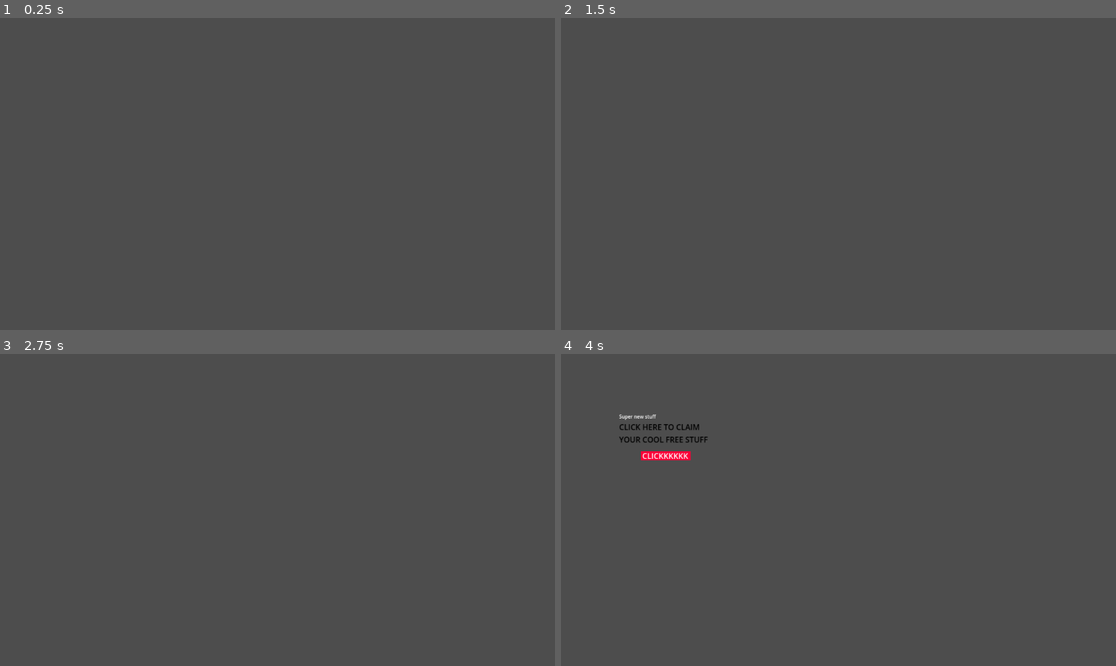
Above: before the commit, frames 1-4 (two rows, left to right).
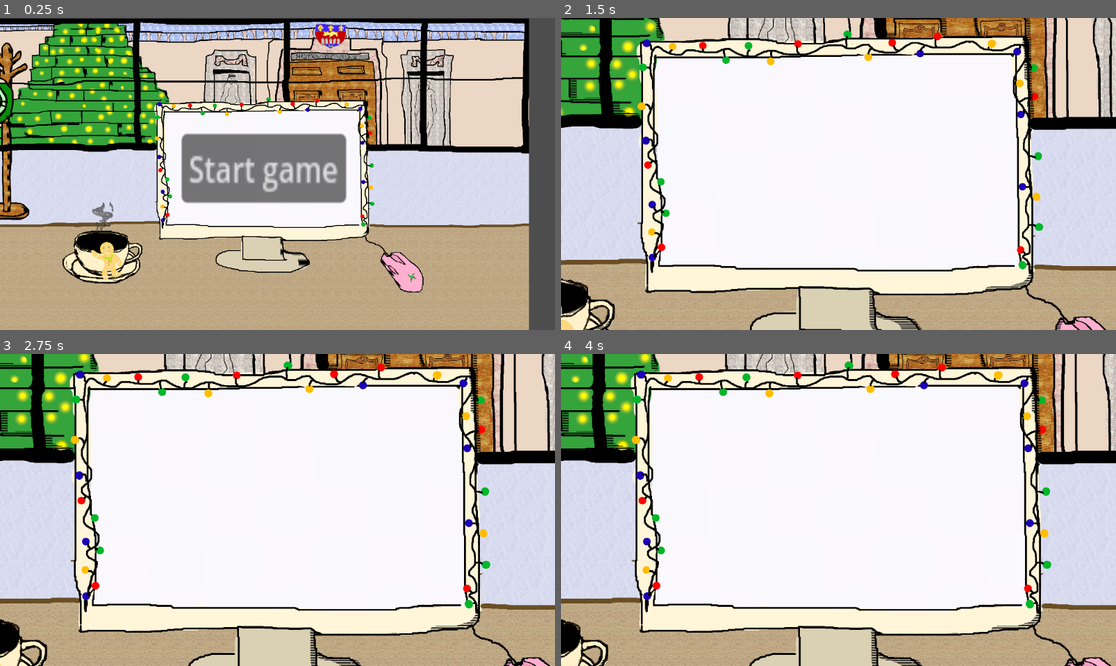
Above: after the commit, the same moments.

Repository: probakilla/SupeSoja
Game: Godot game, scene res://scenes/popup/camera.tscn
The game is run twice, just before and just after one commit, with the same random seed, the same clock (stepped at 60 frames per second) and the same inputs. Before the commit the project starts from res://scenes/popup/popup_screen.tscn.
Inputs (mouse positions are in pixels of both pictures, inside the frame that each line leads up to):
- Up to frame 1 (0.25 s): no input
- Up to frame 2 (1.5 s): click (827, 167) at 0.5 s, where only the run after the commit has a clickable "Start game"; click (677, 111) at 1.27 s
- Up to frame 3 (2.75 s): click (371, 472) at 2.02 s
- Up to frame 4 (4 s): tap Enter at 2.75 s; click (988, 453) at 3.52 s

The runs differ from the first frame. In frame 1, 94% of the frame differs, in the area x 0-96%, y 0-100%; in frame 2, 99%, in the area x 0-100%, y 0-100%; in frame 3, 99%; in frame 4, 99%.
Error before the commit: Attempt to call function 'play' in base 'null instance' on a null instance. (res://scripts/popup/popup_screen.gd:29)

Commit message:
Making a start menu

Diff:
--- a/project.godot
+++ b/project.godot
@@ -11,7 +11,7 @@
 [application]
 
 config/name="SuperSoja"
-run/main_scene="uid://cmhi4hcjvd5o6"
+run/main_scene="uid://dqheh86xe4g68"
 config/features=PackedStringArray("4.5", "GL Compatibility")
 config/icon="res://icon.svg"
 
--- a/scenes/popup/camera.tscn
+++ b/scenes/popup/camera.tscn
@@ -1,6 +1,8 @@
-[gd_scene load_steps=5 format=3 uid="uid://dqheh86xe4g68"]
+[gd_scene load_steps=11 format=3 uid="uid://dqheh86xe4g68"]
 
-[ext_resource type="PackedScene" uid="uid://cmhi4hcjvd5o6" path="res://scenes/popup/popup_screen.tscn" id="1_u5kg4"]
+[ext_resource type="Texture2D" uid="uid://bg8sg3y3yi3p3" path="res://assets/images/desktop.png" id="1_hfh83"]
+[ext_resource type="Script" uid="uid://y4ohadmuvt8k" path="res://scripts/main.gd" id="1_xyu4v"]
+[ext_resource type="Script" uid="uid://bi53hryie1dkq" path="res://scripts/menu/start_game_btn.gd" id="2_dlwdm"]
 
 [sub_resource type="Animation" id="Animation_diie0"]
 length = 0.001
@@ -39,6 +41,45 @@
 &"screen_shake": SubResource("Animation_u5kg4")
 }
 
+[sub_resource type="RectangleShape2D" id="RectangleShape2D_hfh83"]
+size = Vector2(1153, 647)
+
+[sub_resource type="Animation" id="Animation_xyu4v"]
+resource_name = "zoom"
+tracks/0/type = "value"
+tracks/0/imported = false
+tracks/0/enabled = true
+tracks/0/path = NodePath("DesktopAnimator/Desktop:scale")
+tracks/0/interp = 1
+tracks/0/loop_wrap = true
+tracks/0/keys = {
+"times": PackedFloat32Array(0, 1),
+"transitions": PackedFloat32Array(1, 1),
+"update": 0,
+"values": [Vector2(0.3, 0.3), Vector2(0.5, 0.5)]
+}
+
+[sub_resource type="Animation" id="Animation_xkep2"]
+length = 0.001
+tracks/0/type = "value"
+tracks/0/imported = false
+tracks/0/enabled = true
+tracks/0/path = NodePath("DesktopAnimator/Desktop:scale")
+tracks/0/interp = 1
+tracks/0/loop_wrap = true
+tracks/0/keys = {
+"times": PackedFloat32Array(0),
+"transitions": PackedFloat32Array(1),
+"update": 0,
+"values": [Vector2(0.26189616, 0.26189616)]
+}
+
+[sub_resource type="AnimationLibrary" id="AnimationLibrary_1mnu2"]
+_data = {
+&"RESET": SubResource("Animation_xkep2"),
+&"zoom": SubResource("Animation_xyu4v")
+}
+
 [node name="Camera" type="Node2D"]
 position = Vector2(576, 323)
 
@@ -51,4 +92,29 @@
 [node name="Camera2D" type="Camera2D" parent="CameraAnimation"]
 position = Vector2(576, 323)
 
-[node name="PopupScreen" parent="." instance=ExtResource("1_u5kg4")]
+[node name="Area2D" type="Area2D" parent="."]
+script = ExtResource("1_xyu4v")
+
+[node name="CollisionShape2D" type="CollisionShape2D" parent="Area2D"]
+position = Vector2(0, -3)
+shape = SubResource("RectangleShape2D_hfh83")
+
+[node name="DesktopAnimator" type="AnimationPlayer" parent="Area2D/CollisionShape2D"]
+libraries = {
+&"": SubResource("AnimationLibrary_1mnu2")
+}
+
+[node name="Desktop" type="Sprite2D" parent="Area2D/CollisionShape2D/DesktopAnimator"]
+position = Vector2(513, 328)
+scale = Vector2(0.26189616, 0.26189616)
+texture = ExtResource("1_hfh83")
+
+[node name="Button" type="Button" parent="Area2D/CollisionShape2D/DesktopAnimator/Desktop"]
+offset_left = -519.2899
+offset_top = -336.011
+offset_right = -426.28992
+offset_bottom = -305.011
+scale = Vector2(14.018282, 17.550564)
+text = "Start game
+"
+script = ExtResource("2_dlwdm")
--- a/scenes/popup/popup_1.tscn
+++ b/scenes/popup/popup_1.tscn
@@ -1,9 +1,25 @@
-[gd_scene load_steps=10 format=3 uid="uid://chwvegeuayqnf"]
+[gd_scene load_steps=11 format=3 uid="uid://chwvegeuayqnf"]
 
 [ext_resource type="Script" uid="uid://b0h3pklmjhwy2" path="res://scripts/popup/popup.gd" id="1_2eskn"]
-[ext_resource type="Texture2D" uid="uid://7f6rhv7qek66" path="res://assets/images/popup/popup_template.png" id="2_cv86x"]
+[ext_resource type="Texture2D" uid="uid://dq2c4uufbakfi" path="res://assets/images/pop_up.png" id="2_7cpf1"]
 [ext_resource type="Script" uid="uid://7r7c5lthtg6k" path="res://scripts/popup/close_btn.gd" id="3_lva56"]
 [ext_resource type="Script" uid="uid://ojcd3hlkjd3c" path="res://scripts/popup/accept_btn.gd" id="4_7cpf1"]
+[ext_resource type="FontFile" uid="uid://dlcvrrohefcjq" path="res://assets/font/KiwiSoda.ttf" id="4_al77e"]
+
+[sub_resource type="Animation" id="Animation_lva56"]
+length = 0.001
+tracks/0/type = "value"
+tracks/0/imported = false
+tracks/0/enabled = true
+tracks/0/path = NodePath("AnimationPlayer/Area2D/PopupTemplate:scale")
+tracks/0/interp = 1
+tracks/0/loop_wrap = true
+tracks/0/keys = {
+"times": PackedFloat32Array(0),
+"transitions": PackedFloat32Array(1),
+"update": 0,
+"values": [Vector2(1, 1)]
+}
 
 [sub_resource type="Animation" id="Animation_cv86x"]
 resource_name = "pop"
@@ -21,31 +37,16 @@
 "values": [Vector2(0, 0), Vector2(1, 1)]
 }
 
-[sub_resource type="Animation" id="Animation_lva56"]
-length = 0.001
-tracks/0/type = "value"
-tracks/0/imported = false
-tracks/0/enabled = true
-tracks/0/path = NodePath("AnimationPlayer/Area2D/PopupTemplate:scale")
-tracks/0/interp = 1
-tracks/0/loop_wrap = true
-tracks/0/keys = {
-"times": PackedFloat32Array(0),
-"transitions": PackedFloat32Array(1),
-"update": 0,
-"values": [Vector2(1, 1)]
-}
-
 [sub_resource type="AnimationLibrary" id="AnimationLibrary_7cpf1"]
 _data = {
 &"RESET": SubResource("Animation_lva56"),
 &"pop": SubResource("Animation_cv86x")
 }
 
-[sub_resource type="Theme" id="Theme_7cpf1"]
-
 [sub_resource type="RectangleShape2D" id="RectangleShape2D_7cpf1"]
 size = Vector2(198.5, 99)
+
+[sub_resource type="Theme" id="Theme_7cpf1"]
 
 [node name="Popup1" type="Node2D"]
 script = ExtResource("1_2eskn")
@@ -57,6 +58,10 @@
 autoplay = "pop"
 
 [node name="Area2D" type="Area2D" parent="AnimationPlayer"]
+
+[node name="CollisionShape2D" type="CollisionShape2D" parent="AnimationPlayer/Area2D"]
+position = Vector2(100, 50)
+shape = SubResource("RectangleShape2D_7cpf1")
 
 [node name="Button" type="Button" parent="AnimationPlayer/Area2D"]
 modulate = Color(1, 1, 1, 0)
@@ -81,12 +86,13 @@
 
 [node name="PopupTemplate" type="Sprite2D" parent="AnimationPlayer/Area2D"]
 position = Vector2(100, 50)
-texture = ExtResource("2_cv86x")
+texture = ExtResource("2_7cpf1")
 
 [node name="CloseBtn" type="Button" parent="AnimationPlayer/Area2D"]
-offset_left = 187.0
-offset_right = 200.0
-offset_bottom = 13.0
+offset_left = 184.0
+offset_top = 3.0
+offset_right = 197.0
+offset_bottom = 16.0
 flat = true
 script = ExtResource("3_lva56")
 
@@ -95,41 +101,45 @@
 offset_top = -1.0
 offset_right = 191.0
 offset_bottom = 22.0
-theme_override_font_sizes/font_size = 10
+theme_override_fonts/font = ExtResource("4_al77e")
+theme_override_font_sizes/font_size = 19
 text = "Super new stuff"
 
 [node name="Label2" type="Label" parent="AnimationPlayer/Area2D"]
-offset_left = 3.0
-offset_top = 16.0
-offset_right = 197.0
-offset_bottom = 68.0
+offset_left = 9.0
+offset_top = 19.0
+offset_right = 203.0
+offset_bottom = 71.0
 theme_override_colors/font_color = Color(0, 0, 0, 1)
+theme_override_font_sizes/font_size = 15
 text = "CLICK HERE TO CLAIM
 YOUR COOL FREE STUFF"
 
+[node name="Label3" type="Label" parent="AnimationPlayer/Area2D"]
+offset_left = 116.0
+offset_top = 73.0
+offset_right = 212.0
+offset_bottom = 96.0
+scale = Vector2(0.9528109, 1.1922599)
+theme_override_colors/font_color = Color(1.92523e-07, 0.65196335, 0.15451339, 1)
+theme_override_fonts/font = ExtResource("4_al77e")
+theme_override_font_sizes/font_size = 15
+text = "LETS GO!!!"
+
 [node name="ColorRect" type="ColorRect" parent="AnimationPlayer/Area2D"]
-offset_left = 48.0
-offset_top = 78.0
-offset_right = 151.0
-offset_bottom = 97.0
-color = Color(0.99338144, 0, 0.21701092, 1)
-
-[node name="Label" type="Label" parent="AnimationPlayer/Area2D/ColorRect"]
-layout_mode = 0
-offset_left = 3.0
-offset_top = -2.0
-offset_right = 99.0
-offset_bottom = 21.0
-text = "CLICKKKKKK"
+visible = false
+offset_left = 101.0
+offset_top = 70.0
+offset_right = 141.0
+offset_bottom = 110.0
+scale = Vector2(2.3172832, 0.6035722)
+color = Color(0.76862746, 0.078431375, 0.06666667, 1)
 
 [node name="AcceptBtn" type="Button" parent="AnimationPlayer/Area2D"]
-offset_left = 48.0
-offset_top = 78.0
-offset_right = 151.0
-offset_bottom = 97.0
+offset_left = 102.0
+offset_top = 71.0
+offset_right = 205.0
+offset_bottom = 90.0
+scale = Vector2(0.8883996, 1.1638938)
 flat = true
 script = ExtResource("4_7cpf1")
-
-[node name="CollisionShape2D" type="CollisionShape2D" parent="AnimationPlayer/Area2D"]
-position = Vector2(99.75, 49.5)
-shape = SubResource("RectangleShape2D_7cpf1")
--- a/scenes/popup/popup_screen.tscn
+++ b/scenes/popup/popup_screen.tscn
@@ -1,6 +1,21 @@
 [gd_scene load_steps=5 format=3 uid="uid://cmhi4hcjvd5o6"]
 
 [ext_resource type="Script" uid="uid://ddl4l1xk6fla4" path="res://scripts/popup/popup_screen.gd" id="1_8w862"]
+
+[sub_resource type="Animation" id="Animation_d136f"]
+length = 0.001
+tracks/0/type = "value"
+tracks/0/imported = false
+tracks/0/enabled = true
+tracks/0/path = NodePath("AnimationPlayer/PopupArea:position")
+tracks/0/interp = 1
+tracks/0/loop_wrap = true
+tracks/0/keys = {
+"times": PackedFloat32Array(0),
+"transitions": PackedFloat32Array(1),
+"update": 0,
+"values": [Vector2(0, 0)]
+}
 
 [sub_resource type="Animation" id="Animation_gl3ya"]
 resource_name = "shake"
@@ -16,21 +31,6 @@
 "transitions": PackedFloat32Array(1, 1, 1, 1, 1, 1, 1, 1, 1, 1, 1),
 "update": 0,
 "values": [Vector2(0, 0), Vector2(-62, 12), Vector2(74, -15), Vector2(-64, 18), Vector2(75, -19), Vector2(-44, 18), Vector2(59, -28), Vector2(-54, 10), Vector2(56, -19), Vector2(-62, 27), Vector2(0, 0)]
-}
-
-[sub_resource type="Animation" id="Animation_d136f"]
-length = 0.001
-tracks/0/type = "value"
-tracks/0/imported = false
-tracks/0/enabled = true
-tracks/0/path = NodePath("AnimationPlayer/PopupArea:position")
-tracks/0/interp = 1
-tracks/0/loop_wrap = true
-tracks/0/keys = {
-"times": PackedFloat32Array(0),
-"transitions": PackedFloat32Array(1),
-"update": 0,
-"values": [Vector2(0, 0)]
 }
 
 [sub_resource type="AnimationLibrary" id="AnimationLibrary_8w862"]
--- /dev/null
+++ b/scripts/main.gd
@@ -0,0 +1,12 @@
+extends Area2D
+
+@onready var start_btn = $CollisionShape2D/DesktopAnimator/Desktop/Button
+@onready var desktop_anim = $CollisionShape2D/DesktopAnimator
+
+func _start() -> void:
+	start_btn.queue_free()
+	desktop_anim.play("zoom")
+
+# Called when the node enters the scene tree for the first time.
+func _ready() -> void:
+	start_btn.start_game.connect(_start)
--- /dev/null
+++ b/scripts/menu/start_game_btn.gd
@@ -0,0 +1,6 @@
+extends Button
+
+signal start_game
+
+func _pressed() -> void:
+	start_game.emit()
--- /dev/null
+++ b/scripts/popup/decline_btn.gd
@@ -0,0 +1,6 @@
+extends Button
+
+signal popup_btn_close
+
+func _pressed() -> void:
+	popup_btn_close.emit()
Binary file added: assets/images/desktop.png
Not shown, added: assets/images/desktop.png.import
Binary file changed: assets/images/pop_up.png
Not shown, added: scripts/main.gd.uid
Not shown, added: scripts/menu/start_game_btn.gd.uid
Not shown, added: scripts/popup/decline_btn.gd.uid
